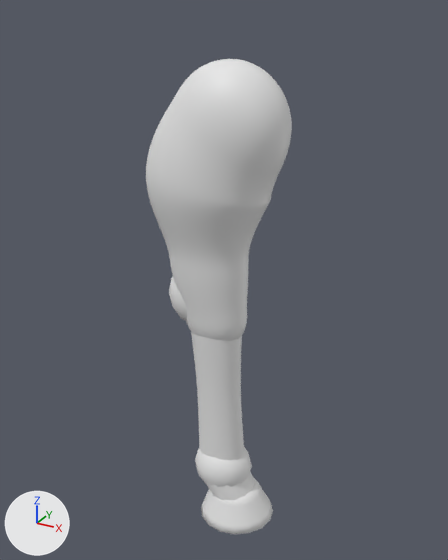
One commit to the glTF model assets/models/leg_horse_hind_h.glb: the scene before it, then after it.
Both versions are drawn from a camera (50 mm lens) standing at (9.37, -16.43, 4.13) and looking at (0.12, 0.39, -4.28). Every picture has the same lights, and +X, +Y and +Z are marked at lower left. The picture after the commit comes second.

The first picture shows 'cannon', 'cannon_fetlock', 'hoof', 'hoof_wall', 'upper', 'upper_hock'.
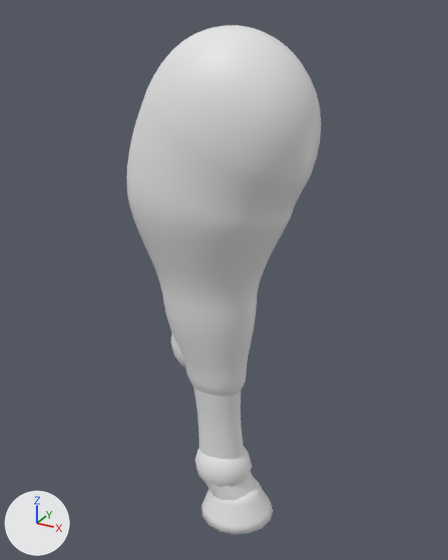
Boxes [x1, y1, x2, y2] around the edits, measured in the pictures (448 x 560 px):
'upper', reshaped (33% wider, 31% taller)
    before: [146, 59, 292, 341]
    after: [127, 25, 321, 396]
'cannon', reshaped
    before: [191, 332, 244, 461]
    after: [193, 386, 244, 460]
'upper_hock', moved
    before: [169, 277, 187, 321]
    after: [171, 334, 186, 368]

The change, as a list of edits to the scene's bpy script:
```text
Change me_cannon:
    used by ob_cannon; location = (0.0, 0.0, 0.0)
    remove me_cannon.from_pydata(...)  # 1034 vertices, 2064 faces; spans x -0.94..1.15, y -0.71..0.71, z -12.49..-4.46
    add me_cannon.from_pydata(...)  # 1034 vertices, 2064 faces; spans x -0.94..1.15, y -0.71..0.71, z -12.49..-6.64
    me_cannon part 1: 1023 of 1034 vertices moved; they spanned x -0.94..1.15, y -0.71..0.71, z -12.49..-4.46 and now span x -0.94..1.15, y -0.71..0.71, z -12.49..-6.64; mean shift (0.0, 0.0, -1.1); largest move (-0.9, 0.0, -5.17) -> (-0.91, 0.0, -7.37)
Change me_upper:
    used by ob_upper; location = (0.0, 0.0, 0.0)
    remove me_upper.from_pydata(...)  # 2146 vertices, 4288 faces; spans x -2.36..2.43, y -1.48..1.48, z -6.6..2.8
    add me_upper.from_pydata(...)  # 2146 vertices, 4288 faces; spans x -3.04..3.29, y -1.97..1.97, z -8.78..3.68
    me_upper part 2: 2146 of 2146 vertices moved; they spanned x -2.36..2.43, y -1.48..1.48, z -6.6..2.8 and now span x -3.04..3.29, y -1.97..1.97, z -8.78..3.68; mean shift (0.02, 0.0, -0.89)
Change me_upper_hock:
    used by ob_upper_hock; location = (0.0, 0.0, 0.0)
    remove me_upper_hock.from_pydata(...)  # 86 vertices, 168 faces; spans x -1.76..0.23, y -0.75..0.75, z -5.97..-3.72
    add me_upper_hock.from_pydata(...)  # 86 vertices, 168 faces; spans x -1.76..0.23, y -0.75..0.75, z -7.9..-5.66
    me_upper_hock part 3: the whole mesh is moved by (0.0, 0.0, -1.94)
```
